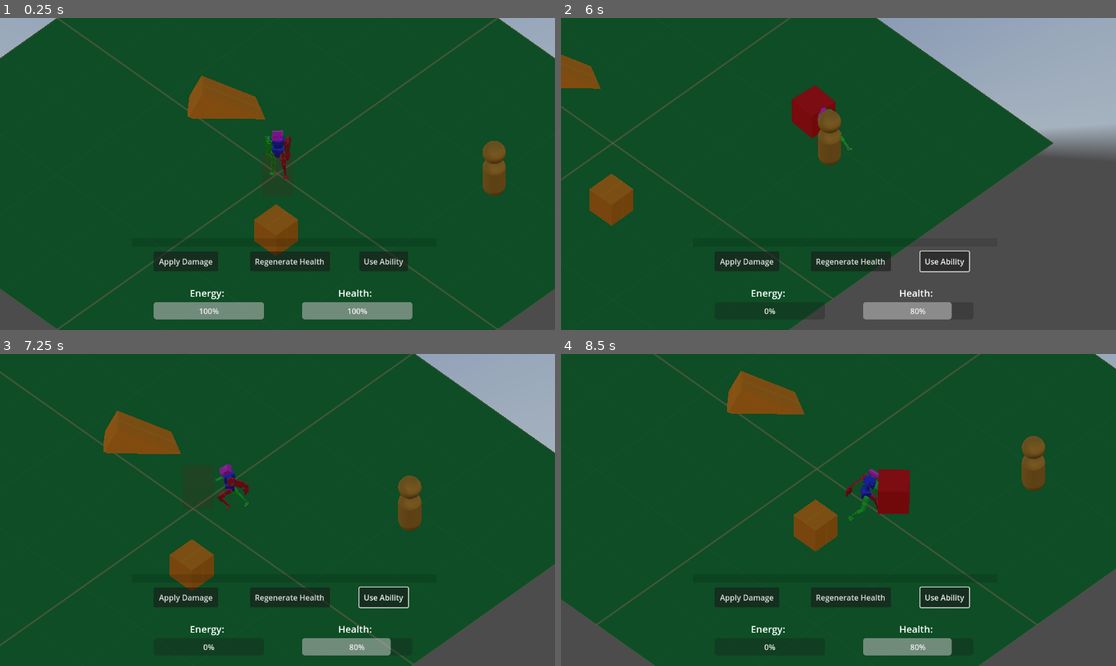
Above: before the commit, frames 1-4 (two rows, left to right).
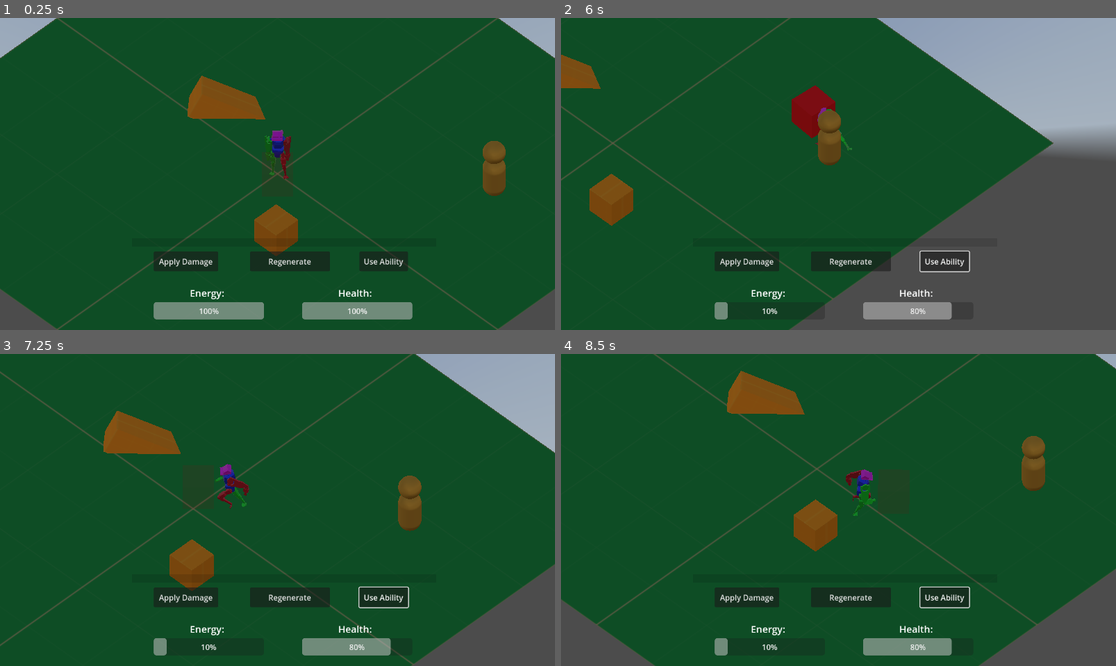
Above: after the commit, the same moments.

Repository: Androx765/Game_dev
Game: Godot game, scene res://scenes/game/game.tscn
Same seed, same stepped clock (60 frames per second), same inputs: the game is played once before the commit and once after it. This scene is started directly instead of the project's main scene. A sky picture missing from this copy of the repository is replaced by a grey-blue gradient.
Inputs (mouse positions are in pixels of both pictures, inside the frame that each line leads up to):
- Up to frame 1 (0.25 s): no input
- Up to frame 2 (6 s): click "Regenerate Health" (after the commit: "Regenerate") at 0.5 s; click "Apply Damage" at 1.25 s; click "Use Ability" at 2 s; tap Enter at 2.75 s; move the mouse to (960, 158) at 2.77 s; press the mouse at (960, 158) at 2.78 s; hold D (move_right) 2.78-3.53 s; move the mouse to (727, 189) at 3.52 s; release the mouse at (727, 189) at 3.53 s; hold S (move_down) 3.53-4.28 s; tap 1 (dance1) at 3.6 s; click (727, 189) at 3.8 s; move the mouse to (894, 105) at 4.27 s; hold D (move_right) 4.28-5.03 s; hold 2 (dance2) 4.28-5.03 s; click (894, 105) at 4.55 s; move the mouse to (810, 236) at 5.02 s; hold W (move_up) 5.03-5.78 s; click (810, 236) at 5.1 s; move the mouse to (1005, 220) at 5.77 s; press the mouse at (1005, 220) at 5.78 s; hold A (move_left) from 5.78 s (still down)
- Up to frame 3 (7.25 s): keep holding A (move_left); move the mouse to (111, 463) at 6.52 s; release the mouse at (111, 463) at 6.53 s; tap 1 (dance1) at 6.6 s; click (111, 463) at 6.8 s
- Up to frame 4 (8.5 s): move the mouse to (866, 510) at 7.27 s; release A (move_left) at 7.28 s; hold S (move_down) 7.28-8.03 s; hold 2 (dance2) 7.28-8.03 s; click (866, 510) at 7.55 s; move the mouse to (755, 432) at 8.02 s; hold D (move_right) from 8.03 s (still down); click (755, 432) at 8.1 s

The runs differ from the first frame. In frame 1, 0.2% of the frame differs, in the area x 45-59%, y 77-80%; in frame 2, 0.3%; in frame 3, 0.4%; in frame 4, 1.6%, in the area x 27-63%, y 36-97%.

Commit message:
Add test ability FIRE

Diff:
--- /dev/null
+++ b/Game/scenes/game/abilities/active_ability.gd
@@ -0,0 +1,14 @@
+class_name ActiveAbility
+extends Node3D
+
+var energy_cost: int
+
+
+# Called when the node enters the scene tree for the first time.
+func _ready():
+	pass # Replace with function body.
+
+
+# Called every frame. 'delta' is the elapsed time since the previous frame.
+func _process(delta):
+	pass
--- /dev/null
+++ b/Game/scenes/game/abilities/fire/fire.gd
@@ -0,0 +1,18 @@
+extends ActiveAbility
+
+
+func execute(entity: Entity, direction = null):
+	if entity.energy_current >= 20:
+		print(entity.name + " casts FIRE")
+	else:
+		print(entity.name + " cannot cast FIRE, ICH HAB KEIN MANA MEHR")
+
+# Called when the node enters the scene tree for the first time.
+func _ready():
+	energy_cost = 20
+	# Replace with function body.
+
+
+# Called every frame. 'delta' is the elapsed time since the previous frame.
+func _process(delta):
+	pass
--- /dev/null
+++ b/Game/scenes/game/abilities/fire/fire.tscn
@@ -0,0 +1,6 @@
+[gd_scene load_steps=2 format=3 uid="uid://l6bbatdh24xb"]
+
+[ext_resource type="Script" path="res://scenes/game/abilities/fire/fire.gd" id="1_uxjnj"]
+
+[node name="Fire" type="Node3D"]
+script = ExtResource("1_uxjnj")
--- a/Game/scenes/game/characters/entity.gd
+++ b/Game/scenes/game/characters/entity.gd
@@ -28,10 +28,10 @@
 func setup_base_stats(health: int, energy: int):
 	health_current = health
 	health_max = health
-	health_regen = health / 100
+	health_regen = health / 10
 	energy_current = energy
 	energy_max = energy
-	energy_regen = energy / 100
+	energy_regen = energy / 10
 
 # Called when the node enters the scene tree for the first time.
 func _ready():
@@ -42,7 +42,7 @@
 	pass
 
 ## regenerate health by adding the regen amount
-func regen_heath():
+func regen_health():
 	if health_current < health_max:
 		health_current += health_regen
 		if health_current > health_max:
@@ -77,3 +77,9 @@
 
 func apply_damage_to_health():
 	health_current -= 1
+
+func load_ability(ability: String):
+	var scene = load("res://scenes/game/abilities/" + ability + "/" + ability + ".tscn")
+	var sceneNode = scene.instantiate()
+	add_child(sceneNode)
+	return sceneNode
--- a/Game/scenes/game/characters/player/player.gd
+++ b/Game/scenes/game/characters/player/player.gd
@@ -5,6 +5,9 @@
 
 # Get the gravity from the project settings to be synced with RigidBody nodes.
 var gravity = ProjectSettings.get_setting("physics/3d/default_gravity")
+
+# abilities
+var fire = load_ability("fire")
 
 # attack animation names
 var attacks = [
@@ -63,9 +66,11 @@
 func _unhandled_input(event):
 	# attacks
 	if event.is_action_pressed("melee_attack"):
-		melee_attack()
-		melee_attack_test()
-		use_energy(20)
+		if energy_current >= fire.energy_cost:
+			melee_attack()
+			melee_attack_test()
+			fire.execute(self)
+			use_energy(fire.energy_cost)
 
 	# dances
 	if event.is_action_pressed("dance1"):
--- a/Game/scenes/game/characters/testing_base_entity/entityTestingUI.gd
+++ b/Game/scenes/game/characters/testing_base_entity/entityTestingUI.gd
@@ -21,7 +21,8 @@
 
 
 func _on_button_regen_health_pressed():
-	playerNode.regen_heath()
+	playerNode.regen_health()
+	playerNode.regen_energy()
 
 
 func _on_button_use_ability_pressed():
--- a/Game/scenes/game/characters/testing_base_entity/entityTestingUI.tscn
+++ b/Game/scenes/game/characters/testing_base_entity/entityTestingUI.tscn
@@ -53,7 +53,7 @@
 offset_top = 28.0
 offset_right = 411.0
 offset_bottom = 69.0
-text = "Regenerate Health"
+text = "Regenerate"
 
 [node name="Button_UseAbility" type="Button" parent="."]
 layout_mode = 0
